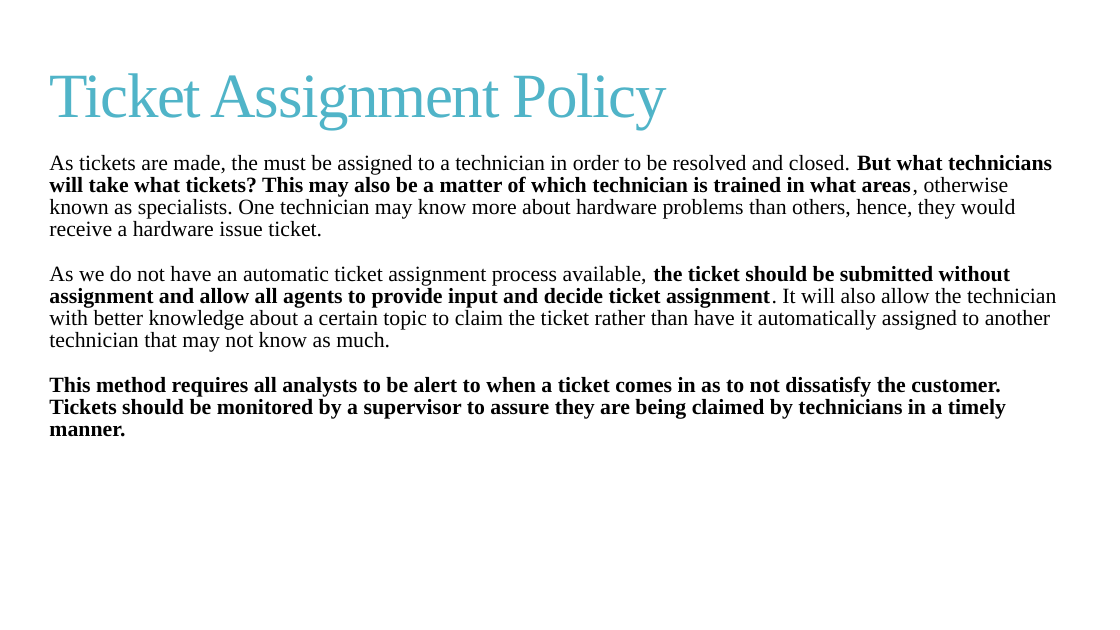
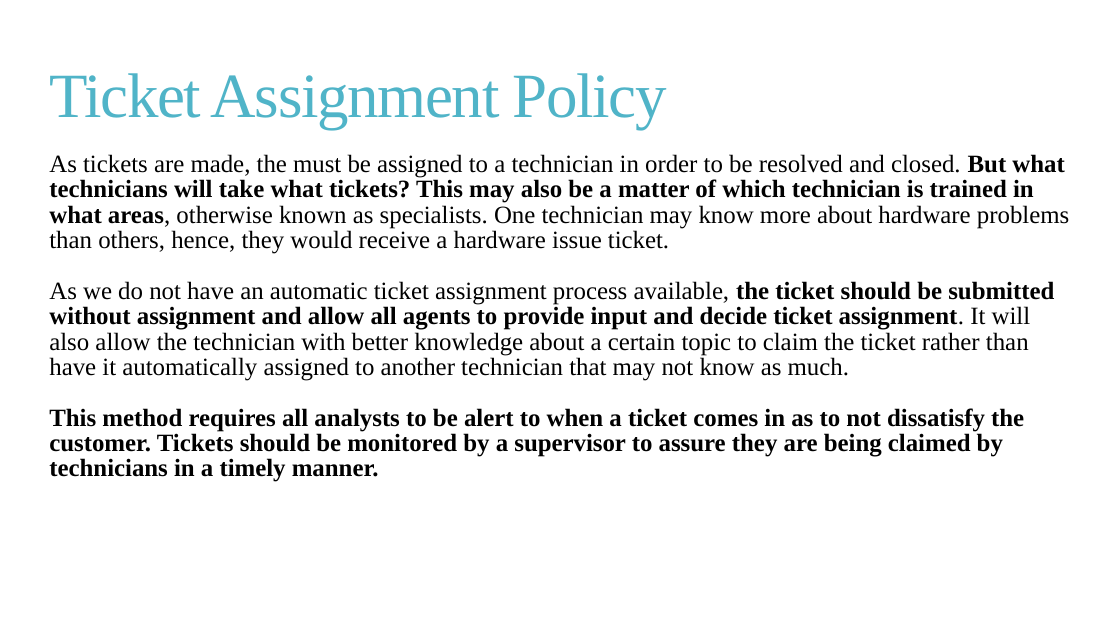
Before and after one commit to Becev0913/Service-Desk-Procedures-Document, a slide deck: slide 9 of Service Desk Manual PRESENT.pptx. Drawn at 1120x630 pixels with LibreOffice and Linux fonts; fonts in the diff are those of the drawing. Boxes give left, top, right and bottom in pixels: in the first picture for what was removed or moved away, otherwise in the second. Text is boxed around its words. In the diff, an @@ line names an element or a change of style, - is before the commit and + after.

```diff
--- a/Service Desk Manual PRESENT.pptx
+++ b/Service Desk Manual PRESENT.pptx
@@ text "As tickets are made, the ..." at (49,154,1069,482): size 14 to 16 pt @@
```
Also in this commit, not shown: 1 other slide changed, 1 slide added.
